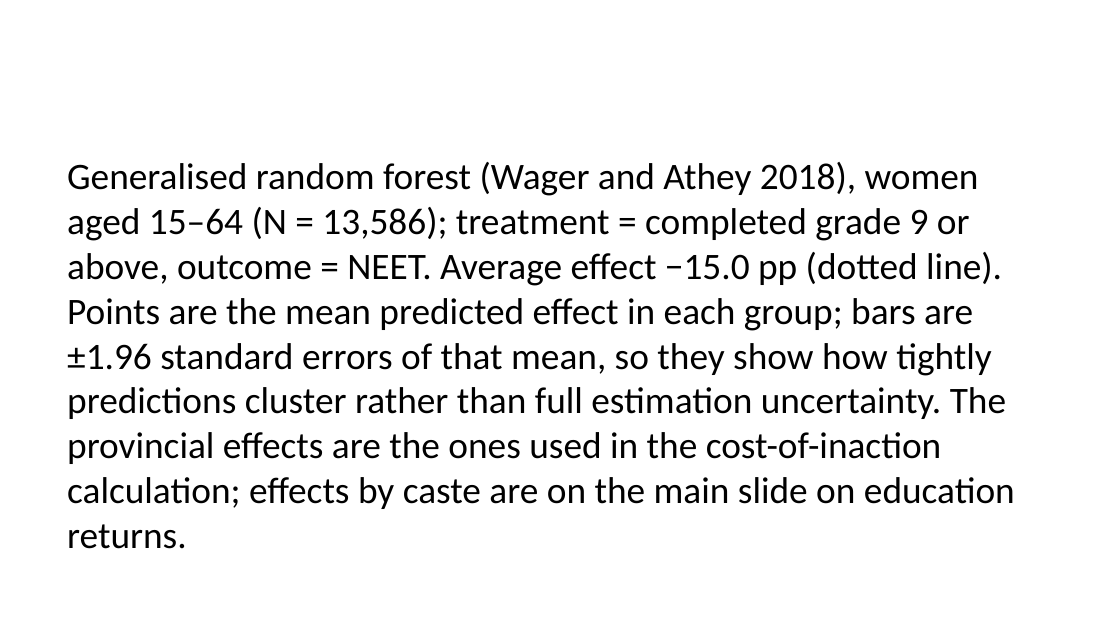
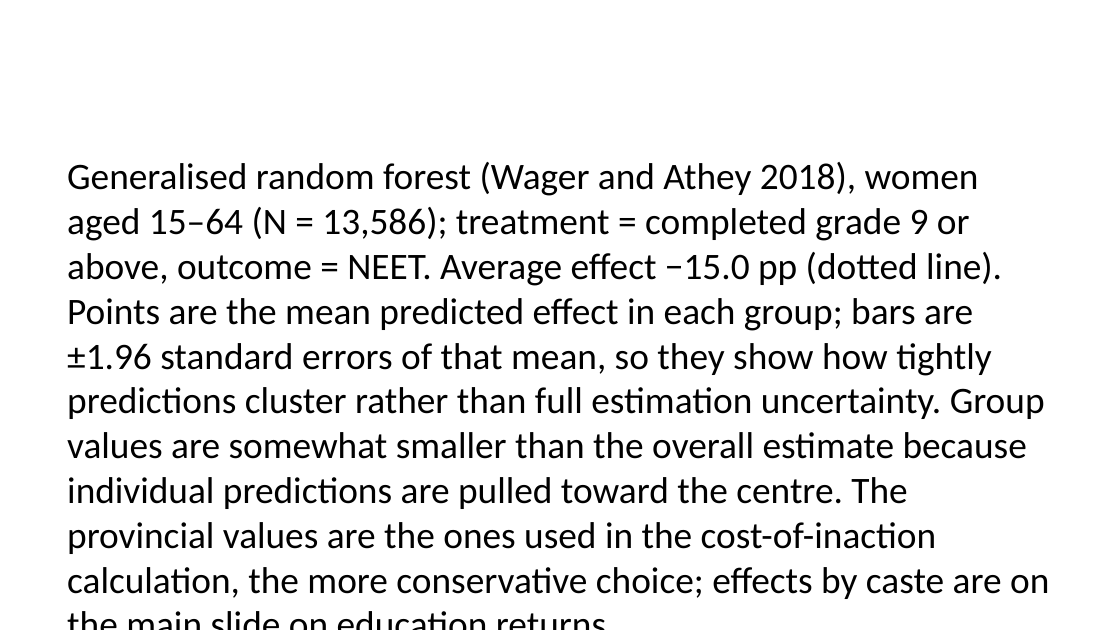
Before and after one commit to hgrueso/nepal-cost-of-inaction, a slide deck: slide 39 of reports/nepal_slides_en.pptx. Drawn at 1120x630 pixels with LibreOffice and Linux fonts; fonts in the diff are those of the drawing. Boxes give left, top, right and bottom in pixels: in the first picture for what was removed or moved away, otherwise in the second. Text is boxed around its words. In the diff, an @@ line names an element or a change of style, - is before the commit and + after.

```diff
--- a/reports/nepal_slides_en.pptx
+++ b/reports/nepal_slides_en.pptx
@@ text at [67,162,1049,599]: text changed @@
-Generalised random forest (Wager and Athey 2018), women aged 15–64 (N = 13,586); treatment = completed grade 9 or above, outcome = NEET. Average effect −15.0 pp (dotted line). Points are the mean predicted effect in each group; bars are ±1.96 standard errors of that mean, so they show how tightly predictions cluster rather than full estimation uncertainty. The provincial effects are the ones used in the cost-of-inaction calculation; effects by caste are on the main slide on education returns.
+Generalised random forest (Wager and Athey 2018), women aged 15–64 (N = 13,586); treatment = completed grade 9 or above, outcome = NEET. Average effect −15.0 pp (dotted line). Points are the mean predicted effect in each group; bars are ±1.96 standard errors of that mean, so they show how tightly predictions cluster rather than full estimation uncertainty. Group values are somewhat smaller than the overall estimate because individual predictions are pulled toward the centre. The provincial values are the ones used in the cost-of-inaction calculation, the more conservative choice; effects by caste are on the main slide on education returns.
```
Also in this commit, not shown: 7 other slides changed, 3 slides added, 1 slide removed, 28 other files.
